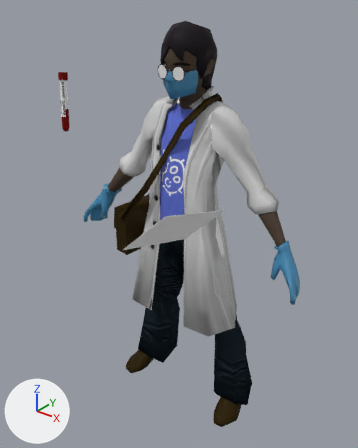
Renders of the Blender file DrGregor/Dr.Gregor.blend from each side of a commit.
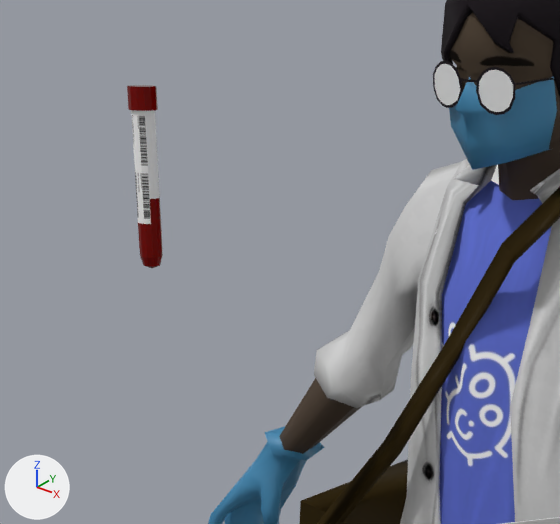
Each version appears first whole from a camera (50 mm lens) standing at (2.95, -3.82, 4.6) and looking at (0.13, -0.29, 2.41), and next in a close-up on the part from 5% to 56% of the width and 10% to 48% of the height. The axes (+X, +Y, +Z) are drawn at lower left. The lights are the same throughout.

The first close-up shows 'DrGregor', 'Tubo'.
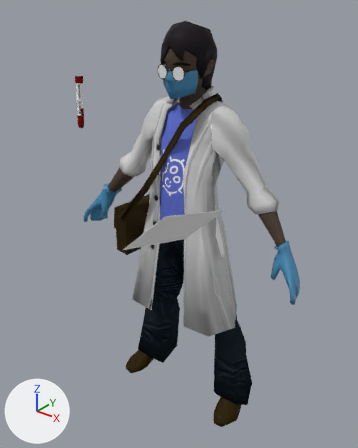
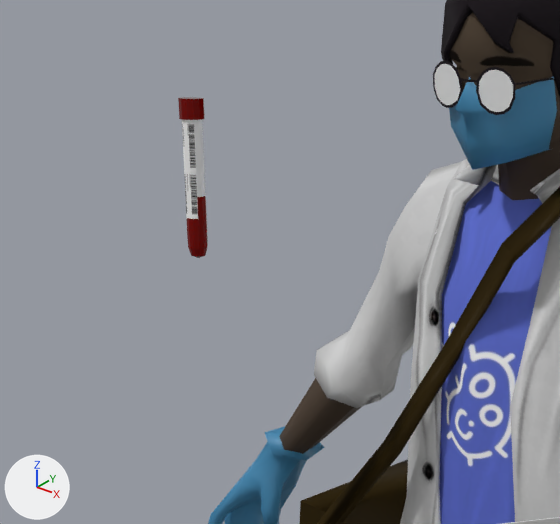
What differs and where, as boxes (x1, y1, x2, y2) in the close-ups (560 x 524 px):
'Tubo', moved, rescaled (16% narrower, 12% shorter): before (127, 85, 163, 268); after (178, 97, 208, 258)

Diff of the bpy script that builds the scene:
```diff
--- a/DrGregor/Dr.Gregor.blend.py
+++ b/DrGregor/Dr.Gregor.blend.py
@@ ob_tubo @@
 ob_tubo = bpy.data.objects.new('Tubo', me_circle_001)
-ob_tubo.location = (-0.624, -0.99, 3.492)
+ob_tubo.location = (-0.57, -0.856, 3.492)
 ob_tubo.rotation_euler = (-0.109, 0.0, 0.489)  # degrees (-6.2, 0, 28)
-ob_tubo.scale = (0.1, 0.1, 0.179)
+ob_tubo.scale = (0.0892, 0.0892, 0.159)
```
